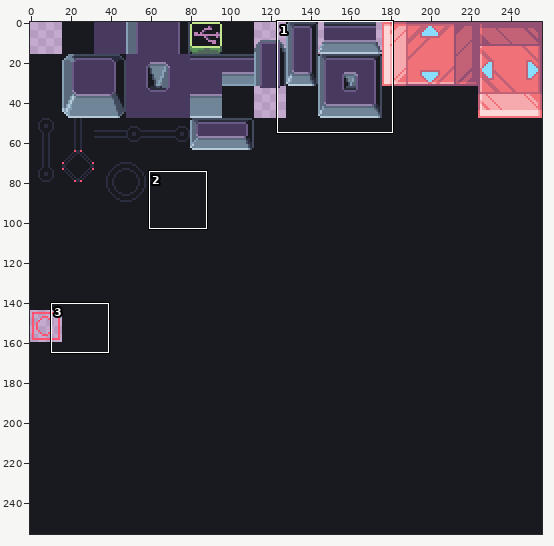
Edited in one commit: pixel-art file (public/images/tiles/level1.ase). Above, an overview of the earlier version with the close-up marked.
Close-up. Before the edit:
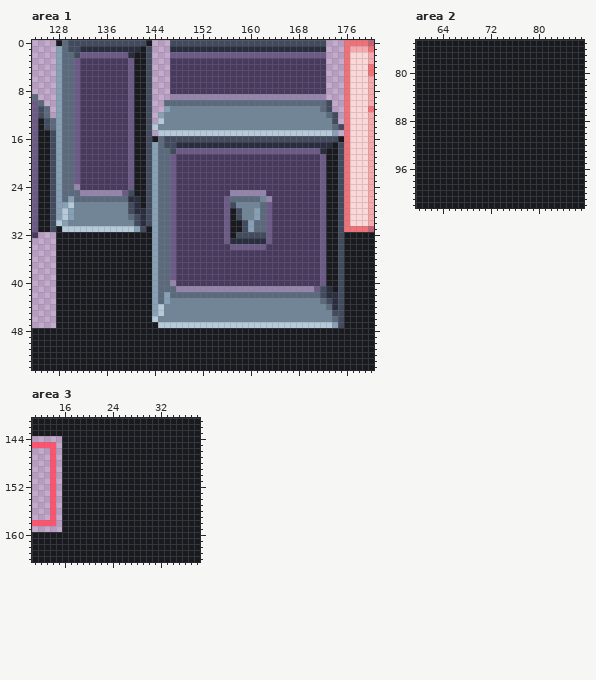
256x256 pixels, 1 frame. Shown: area 1: x 124..180, y 0..54; area 2: x 60..87, y 75..102; area 3: x 11..38, y 141..164. The commit also changed other parts of the picture, which this record leaves out.
And afterwards:
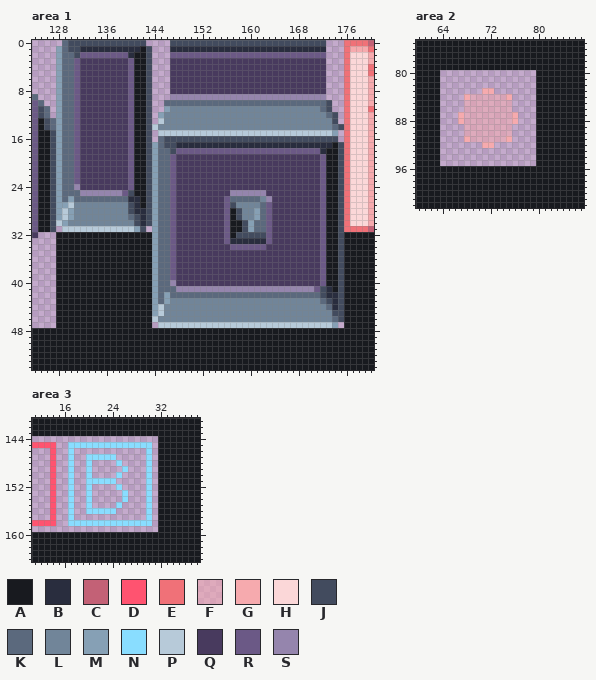
Palette (. is transparent): A #181a1f  B #292d3e  C #c36176  D #ff5370  E #f07178  F #f6aaae85  G #f6aaae  H #fbd7d8  J #424b5e  K #5b697d  L #718599  M #86a0b5  N #89ddff  P #b7cad9  Q #483a5e  R #6b5986  S #9585ad
From old to new:
Area 1:
y 0: x 128 A -> .; x 143 A -> .
y 16: x 144 A -> .; x 175 A -> .
y 31: x 128 A -> .; x 143 A -> .
y 47: x 144 A -> .; x 175 J -> .
Area 2:
y 80..82: x 64..79 AAAAAAAAAAAAAAAA -> ................
y 83: x 64..79 AAAAAAAAAAAAAAAA -> .......GG.......
y 84: x 64..79 AAAAAAAAAAAAAAAA -> ....GFFFFFFG....
y 85..86: x 64..79 AAAAAAAAAAAAAAAA -> ....FFFFFFFF....
y 87..88: x 64..79 AAAAAAAAAAAAAAAA -> ...GFFFFFFFFG...
y 89..90: x 64..79 AAAAAAAAAAAAAAAA -> ....FFFFFFFF....
y 91: x 64..79 AAAAAAAAAAAAAAAA -> ....GFFFFFFG....
y 92: x 64..79 AAAAAAAAAAAAAAAA -> .......GG.......
y 93..95: x 64..79 AAAAAAAAAAAAAAAA -> ................
Area 3:
y 144: x 16..31 AAAAAAAAAAAAAAAA -> ................
y 145: x 16..31 AAAAAAAAAAAAAAAA -> .NNNNNNNNNNNNNN.
y 146: x 16..31 AAAAAAAAAAAAAAAA -> .N............N.
y 147: x 16..31 AAAAAAAAAAAAAAAA -> .N..NNNNN.....N.
y 148: x 16..31 AAAAAAAAAAAAAAAA -> .N..N....N....N.
y 149: x 16..31 AAAAAAAAAAAAAAAA -> .N..N.....N...N.
y 150: x 16..31 AAAAAAAAAAAAAAAA -> .N..N....N....N.
y 151: x 16..31 AAAAAAAAAAAAAAAA -> .N..NNNNN.....N.
y 152: x 16..31 AAAAAAAAAAAAAAAA -> .N..N....N....N.
y 153..154: x 16..31 AAAAAAAAAAAAAAAA -> .N..N.....N...N.
y 155: x 16..31 AAAAAAAAAAAAAAAA -> .N..N....N....N.
y 156: x 16..31 AAAAAAAAAAAAAAAA -> .N..NNNNN.....N.
y 157: x 16..31 AAAAAAAAAAAAAAAA -> .N............N.
y 158: x 16..31 AAAAAAAAAAAAAAAA -> .NNNNNNNNNNNNNN.
y 159: x 16..31 AAAAAAAAAAAAAAAA -> ................
